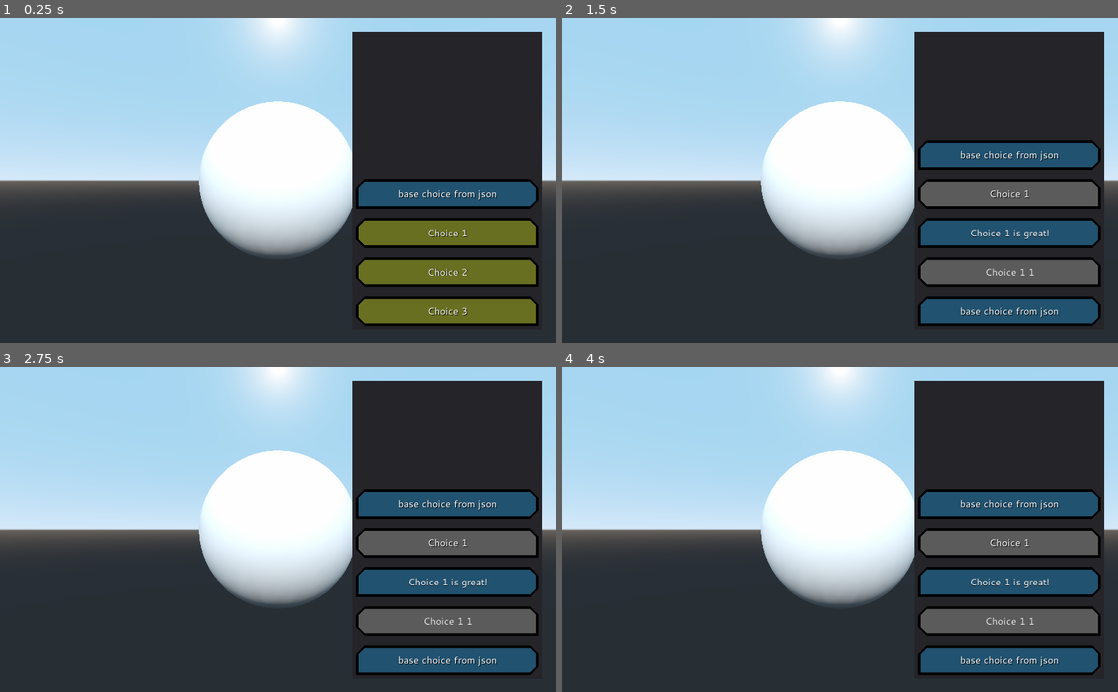
Above: before the commit, frames 1-4 (two rows, left to right).
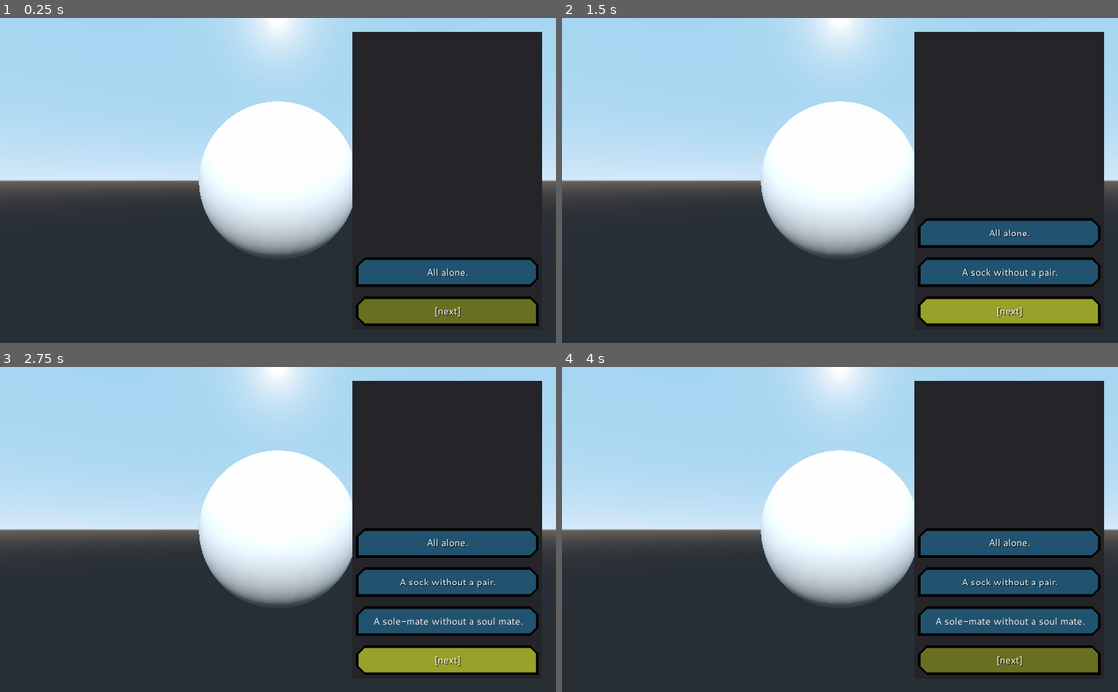
Above: after the commit, the same moments.

Repository: cgbeutler/GlobalGameJam2020
Game: Godot game, scene res://DatingSim/3dTest.tscn
The game is run twice, just before and just after one commit, with the same random seed, the same clock (stepped at 60 frames per second) and the same inputs. This scene is started directly instead of the project's main scene.
Inputs (mouse positions are in pixels of both pictures, inside the frame that each line leads up to):
- Up to frame 1 (0.25 s): no input
- Up to frame 2 (1.5 s): click (1006, 232) at 0.52 s; click (1006, 310) at 1.25 s
- Up to frame 3 (2.75 s): click (444, 659) at 2.02 s
- Up to frame 4 (4 s): tap Enter at 2.75 s; drag from (1006, 503) to (895, 458) at 2.77 s; tap Space at 3.5 s; drag from (1006, 542) to (812, 594) at 3.52 s

The runs differ from the first frame. In frame 1, 8.4% of the frame differs, in the area x 64-97%, y 49-93%; in frame 2, 11%, in the area x 64-97%, y 37-95%; in frame 3, 10%; in frame 4, 10%.

Commit message:
working on story

Diff:
--- a/DatingSim/MainContainer.gd
+++ b/DatingSim/MainContainer.gd
@@ -1,3 +1,11 @@
 extends Node
 
 export var json_file = "res://DatingSim/dating_tree.json"
+
+signal trigger(eventName)
+
+
+
+
+func _on_VBoxContainer_triggered(message):
+	print("triggered " + message)
--- a/DatingSim/MainContainer.tscn
+++ b/DatingSim/MainContainer.tscn
@@ -56,3 +56,4 @@
 alignment = 2
 script = ExtResource( 2 )
 [connection signal="choiceMade" from="MarginContainer/Control/Panel/ScrollContainer/VBoxContainer" to="MarginContainer/Control/Panel/ScrollContainer/VBoxContainer" method="_on_VBoxContainer_choiceMade"]
+[connection signal="triggered" from="MarginContainer/Control/Panel/ScrollContainer/VBoxContainer" to="." method="_on_VBoxContainer_triggered"]
--- a/DatingSim/VBoxScrollBottom.gd
+++ b/DatingSim/VBoxScrollBottom.gd
@@ -1,6 +1,8 @@
 extends VBoxContainer
 
 signal choiceMade(caller)
+
+signal triggered(message)
 
 var activeChoices: Array
 
@@ -11,11 +13,12 @@
 
 var json
 var logBase = preload("res://DatingSim/DatingLog.tscn")
+var sceneroot
 
 func getJSON():
 	var file = File.new()
 
-	file.open($"../../../../..".json_file, file.READ)
+	file.open(sceneroot.json_file, file.READ)
 	var content = file.get_as_text()
 	json = JSON.parse(content)
 
@@ -28,13 +31,20 @@
 		print ("triggering new Scene..")
 		get_tree().change_scene(json["trigger_scene"])
 		return
+
+	if json.has("trigger"):
+		self.emit_signal("triggered", json["trigger"])
+
+
 	if json.has("choice"):
-		var curLog = logBase.instance()
-		print (json["choice"])
-		curLog.logText = json["choice"]
-		curLog.type = said
-		curLog.style()
-		self.add_child(curLog)
+		var text = json["choice"]
+		print (text)
+		if not text == "[next]":
+			var curLog = logBase.instance()
+			curLog.logText = text
+			curLog.type = said
+			curLog.style()
+			self.add_child(curLog)
 
 	var dateResponse = logBase.instance()
 	print (json["response"])
@@ -57,6 +67,7 @@
 
 # Called when the node enters the scene tree for the first time.
 func _ready():
+	sceneroot = $"../../../../.."
 	getJSON()
 	loadChoice()
 	parent = $".."
--- a/DatingSim/dating_tree.json
+++ b/DatingSim/dating_tree.json
@@ -1,8 +1,24 @@
 {
-   "response":"base choice from json",
+   "response":"All alone.",
+   "nextChoices":[
+   {
+   "choice": "[next]",
+   "response": "A sock without a pair.",
+   "nextChoices":[
+   {
+   "choice": "[next]",
+   "response": "A sole-mate without a soul mate.",
+   "nextChoices":[
+   {
+   "choice": "[next]",
+   "response": "You mustn't stop till you find your perfect match",
+   "nextChoices":[
+   {
+   "choice": "[next]",
+   "response": "Where in the world could they be?",
    "nextChoices":[
       {
-         "choice":"Choice 1",
+         "choice":"Spin City (Laundromat)",
          "response":"Choice 1 is great!",
          "nextChoices":[
             {
@@ -15,41 +31,45 @@
          ]
       },
       {
-         "choice":"Choice 2",
+         "choice":"The dog's house",
          "response":"base choice from json",
          "nextChoices":[
-      {
-         "choice":"Choice 2 1",
-         "response":"base choice from json",
-         "nextChoices":[
+         {
+            "choice":"Choice 2 1",
+            "response":"base choice from json",
+            "nextChoices":[
 
-         ]
-      },
+            ]
+         },
          {
             "choice":"Choice 2 2",
+            "trigger":"The fancy pants dance!",
             "response":"base choice from json",
             "nextChoices":[
 
             ]
          }
       ]
-   },
-      {
-         "choice":"Choice 3",
-         "response":"base choice from json",
-         "nextChoices":[
-            {
-               "choice":"choice 3 1",
-               "response":"base choice from json",
-               "nextChoices":[
+      },
+         {
+            "choice":"The dark side of the bed",
+            "response":"base choice from json",
+            "nextChoices":[
+               {
+                  "choice":"choice 3 1",
+                  "response":"base choice from json",
+                  "nextChoices":[
 
-               ]
-            },
-            {
-               "choice" : "Get the FORK OUT OF HERE",
-               "trigger_scene":"res://MinigameStage.tscn"
-            }
-         ]
-      }
-   ]
-}
+                  ]
+               },
+               {
+                  "choice" : "Get the FORK OUT OF HERE",
+                  "trigger_scene":"res://MinigameStage.tscn"
+               }
+            ]
+         }
+]}
+]}
+]}
+]}
+]}
--- /dev/null
+++ b/DatingSim/spin_city.json
@@ -0,0 +1,24 @@
+{
+   "response":"Welcome to Spin City! We've got dry cleaning, wet cleaning, air dry, spin-cycle,  lint rolling and more!",
+   "nextChoices":[
+   {
+   "choice": "Umm... thanks. I'm actually here to find the ying to my yang.",
+   "response": "You lost them? How tragic! Have you tried retracing your steps?",
+   "nextChoices":[
+   {
+      "choice": "Yes",
+      "response": "You lost them? How tragic! Have you tried retracing your steps?",
+      "nextChoices":[
+      {
+
+      }]
+   },{
+      "choice": "I'm afraid I don't remember?",
+      "response": "Sounds like you have few threads loose.",
+      "nextChoices":[
+      {
+
+      }
+   ]}
+   ]}
+]}
